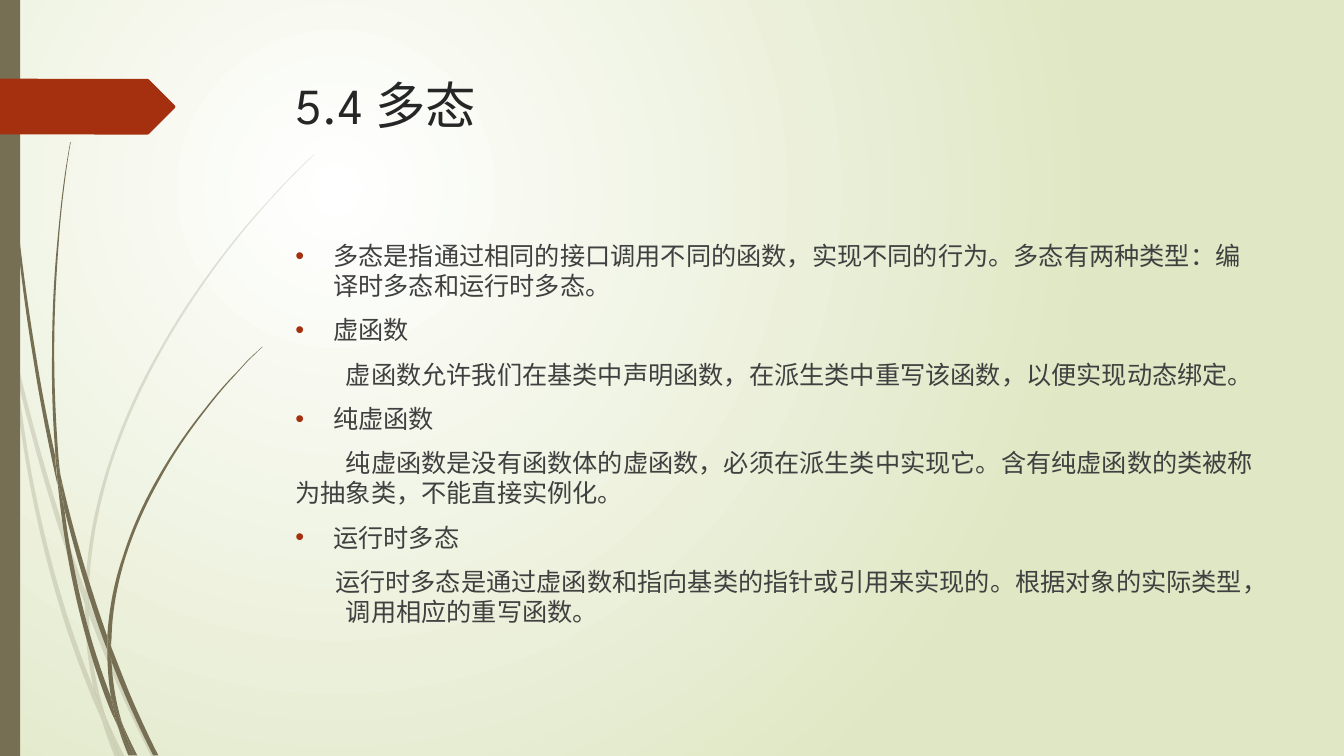
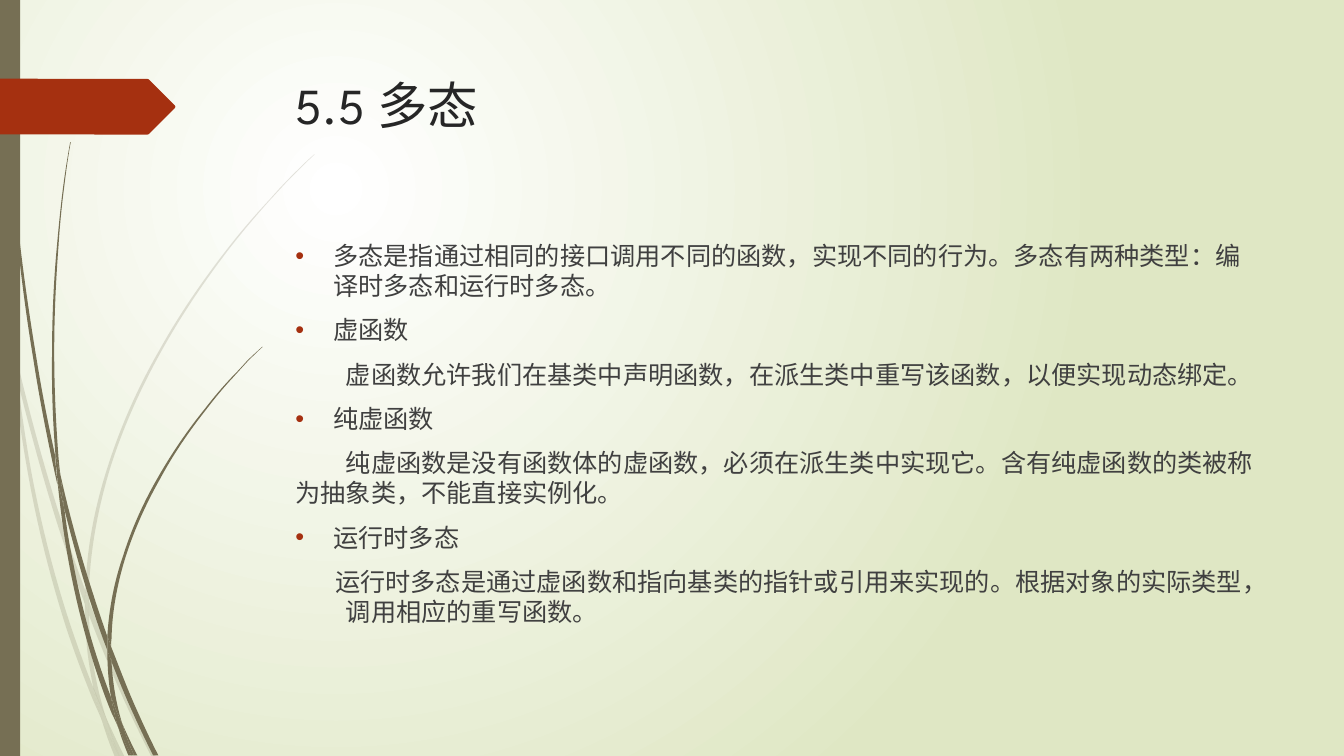
Before and after one commit to liuty2006/learn, a slide deck: slide 67 of learn_cpp/docs/C++语言培训.pptx. Drawn at 1344x756 pixels with LibreOffice and Linux fonts; fonts in the diff are those of the drawing. Boxes give left, top, right and bottom in pixels: in the first picture for what was removed or moved away, otherwise in the second. Text is boxed around its words. In the diff, an @@ line names an element or a change of style, - is before the commit and + after.

```diff
--- a/learn_cpp/docs/C++语言培训.pptx
+++ b/learn_cpp/docs/C++语言培训.pptx
@@ title at box(296, 81, 478, 128): text changed @@
-5.4 多态
+5.5 多态
```
Also in this commit, not shown: 4 other slides changed, 9 other files.
